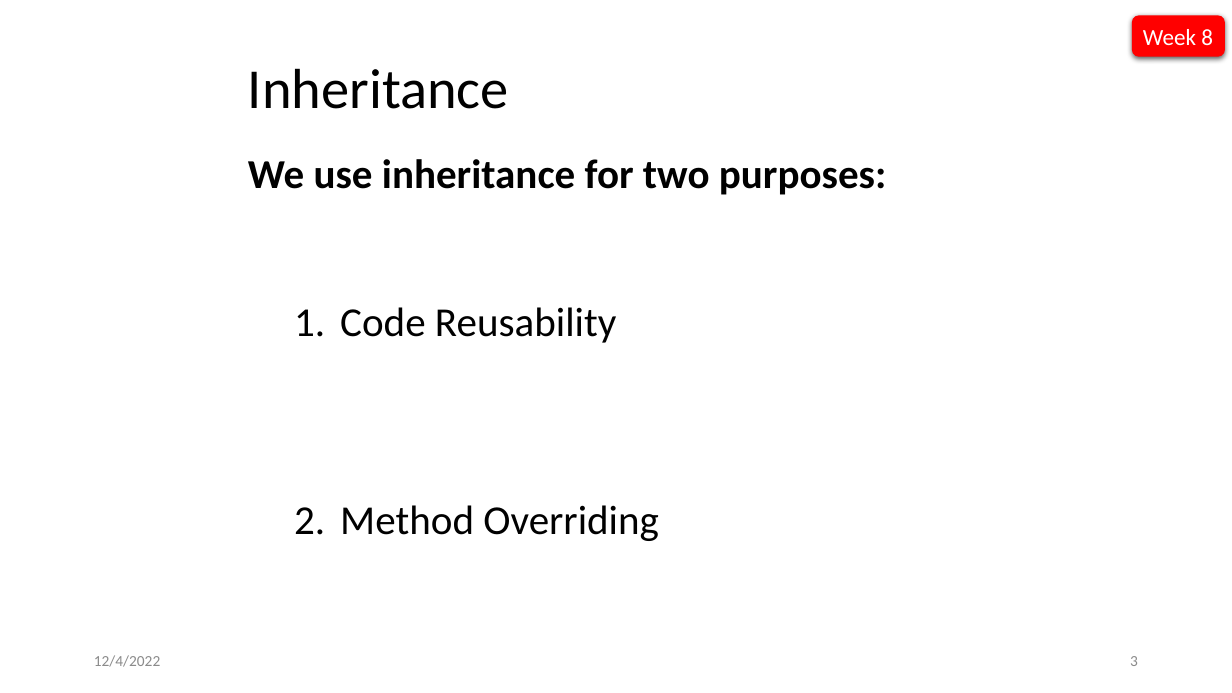
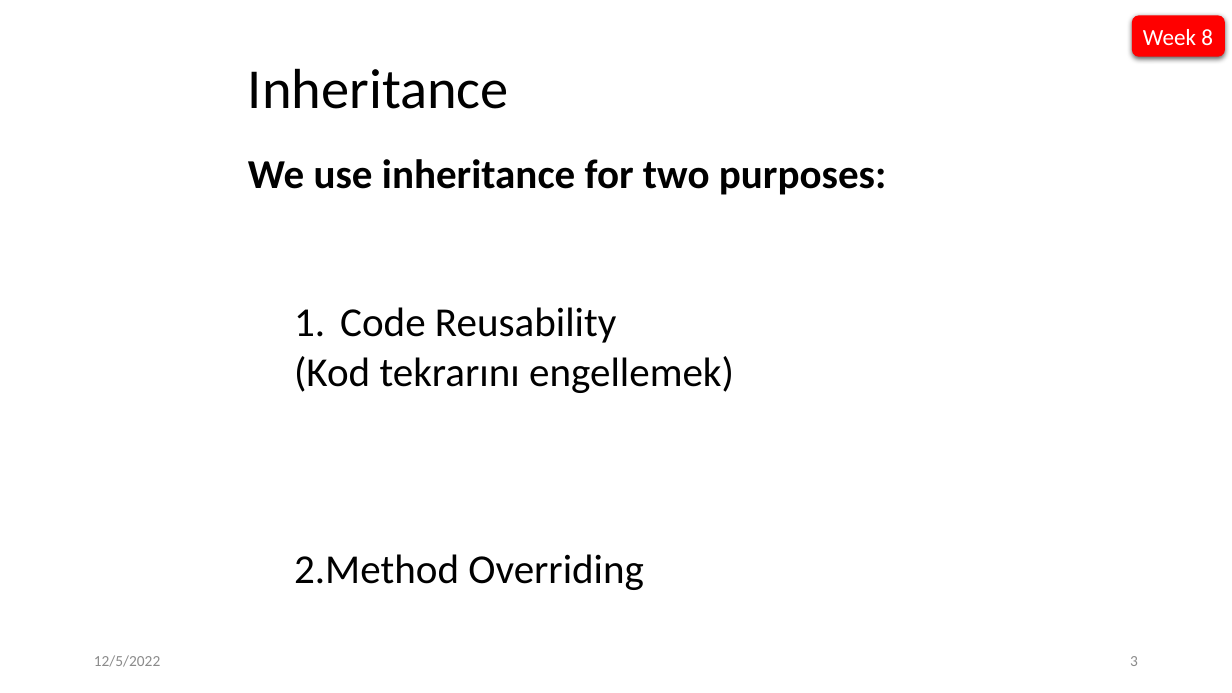
Before and after one commit to cankoyuncu/ObjectOriantedProgramming, a slide deck: slide 3 of week9/Week9.pptx. Drawn at 1232x693 pixels with LibreOffice and Linux fonts; fonts in the diff are those of the drawing. Boxes give left, top, right and bottom in pixels: in the first picture for what was removed or moved away, otherwise in the second. Text is boxed around its words. In the diff, an @@ line names an element or a change of style, - is before the commit and + after.

```diff
--- a/week9/Week9.pptx
+++ b/week9/Week9.pptx
@@ text at bbox=[294, 356, 734, 590]: text changed @@
-  2. Method Overriding
+  (Kod tekrarını engellemek)
+  2.Method Overriding
@@ text at bbox=[94, 655, 160, 667]: text changed @@
-12/4/2022
+12/5/2022
```
Also in this commit, not shown: 29 other slides changed, 8 other files.
